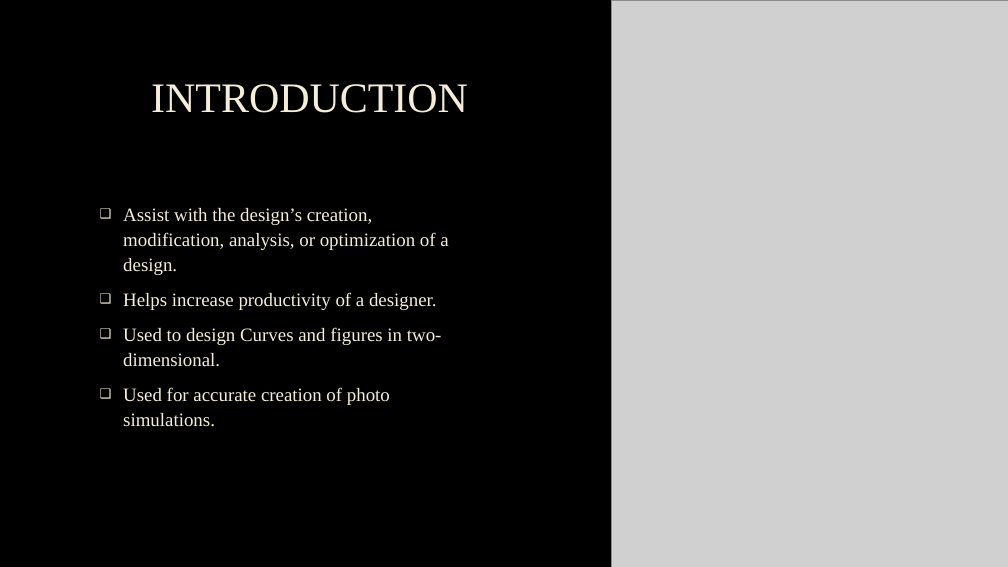
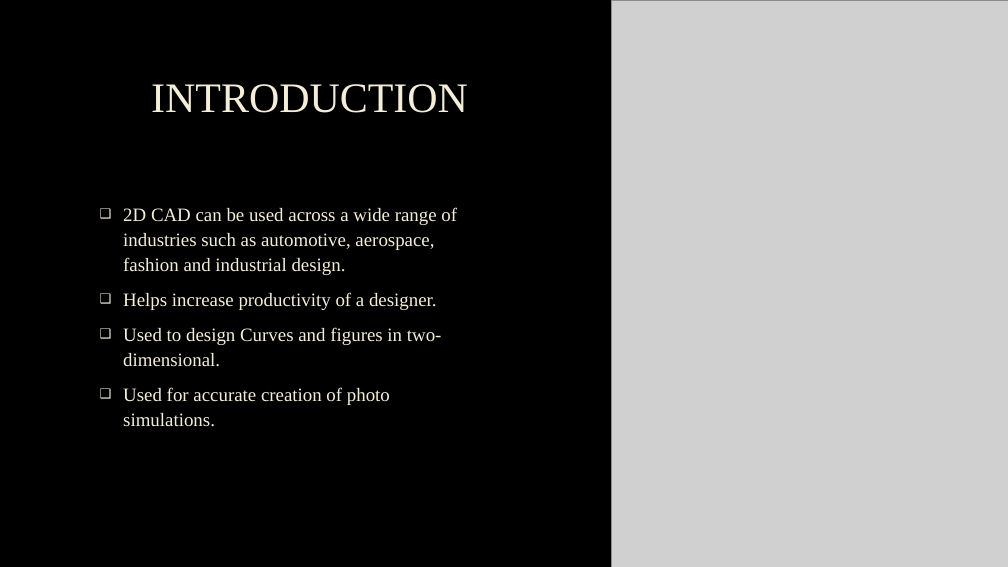
Before and after one commit to AbhijeetSinghHada/PaintApp, a slide deck: slide 3 of doc/2D_CAD_PROGRAM_final.pptx. Drawn at 1008x567 pixels with LibreOffice and Linux fonts; fonts in the diff are those of the drawing; grey boxes stand for pictures; background and template pictures are left out. Boxes give left, top, right and bottom in pixels: in the first picture for what was removed or moved away, otherwise in the second. Text is boxed around its words. In the diff, an @@ line names an element or a change of style, - is before the commit and + after.

```diff
--- a/doc/2D_CAD_PROGRAM_final.pptx
+++ b/doc/2D_CAD_PROGRAM_final.pptx
@@ text at box(123, 207, 457, 275): text changed @@
-❑ Assist with the design’s creation, modification, analysis, or optimization of a design.
+❑ 2D CAD can be used across a wide range of industries such as automotive, aerospace, fashion and industrial design.
```
Also in this commit, not shown: 2 other slides changed, 1 slide added, 1 slide removed.
